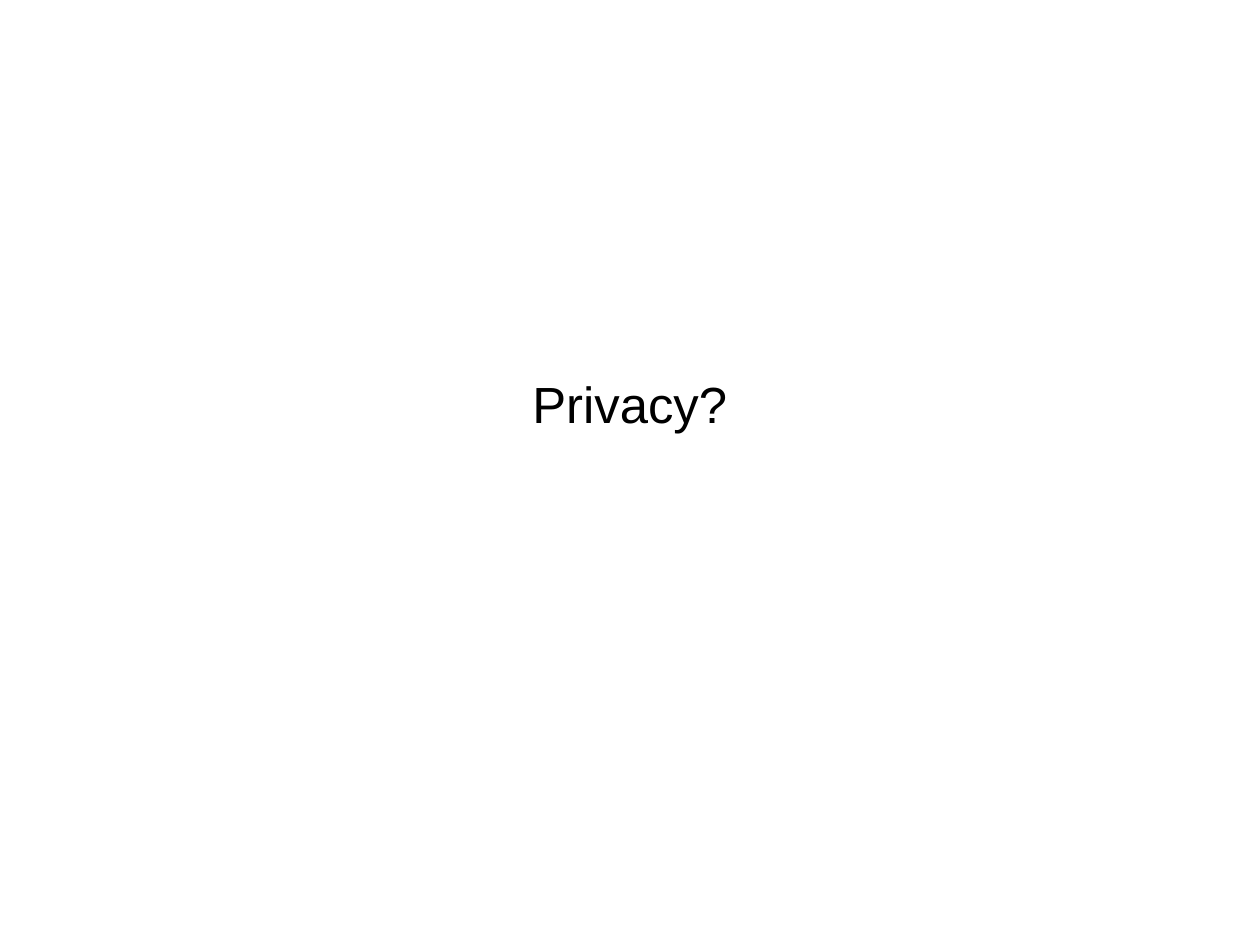
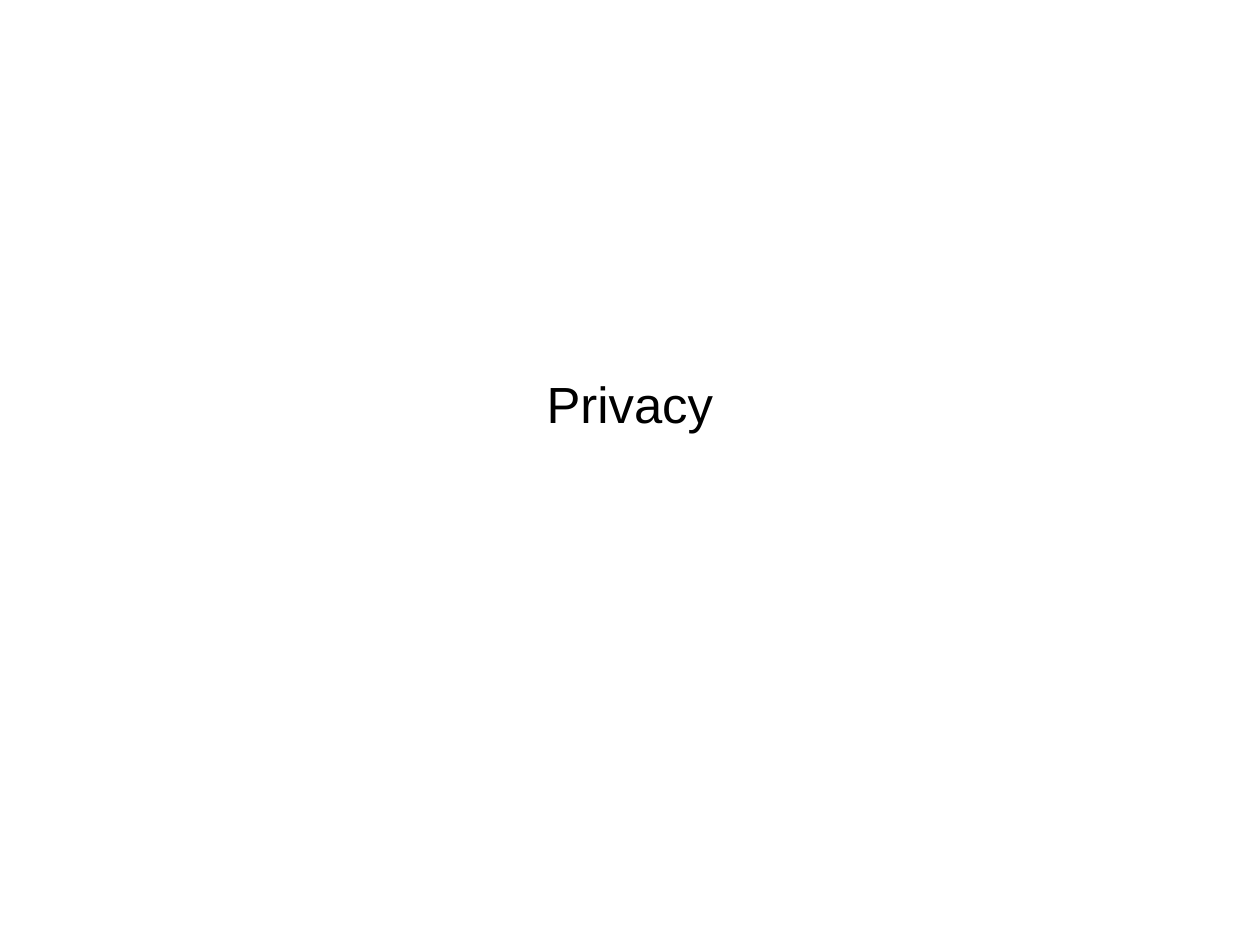
Before and after one commit to amueller/talks_odt, a slide deck: slide 39 of 2017/promises_and_perils_pyparis.odp (slide 28 before the commit). Drawn at 1260x945 pixels with LibreOffice and Linux fonts; fonts in the diff are those of the drawing. Boxes give left, top, right and bottom in pixels: in the first picture for what was removed or moved away, otherwise in the second. Text is boxed around its words. In the diff, an @@ line names an element or a change of style, - is before the commit and + after.

```diff
--- a/2017/promises_and_perils_pyparis.odp
+++ b/2017/promises_and_perils_pyparis.odp
@@ subtitle at bbox=[547, 386, 713, 434]: text changed @@
-Privacy?
+Privacy
```
Also in this commit, not shown: 2 other slides changed, 15 slides added, 9 slides removed.
